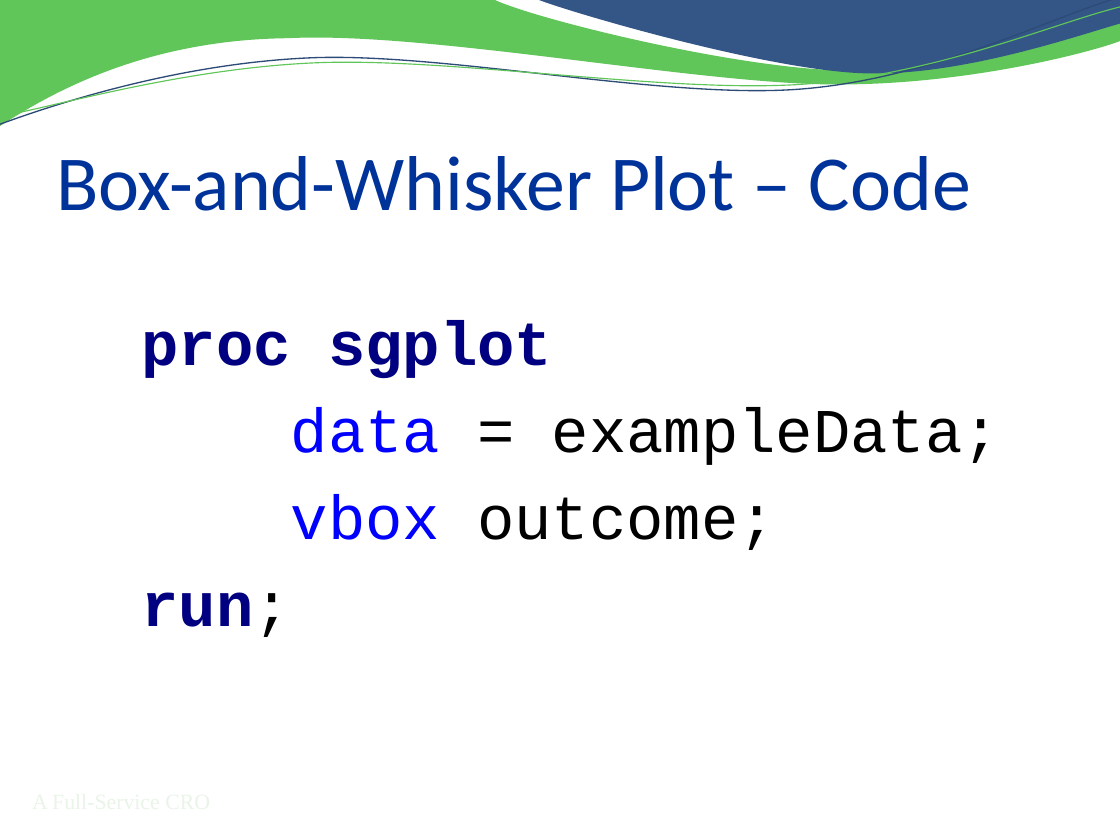
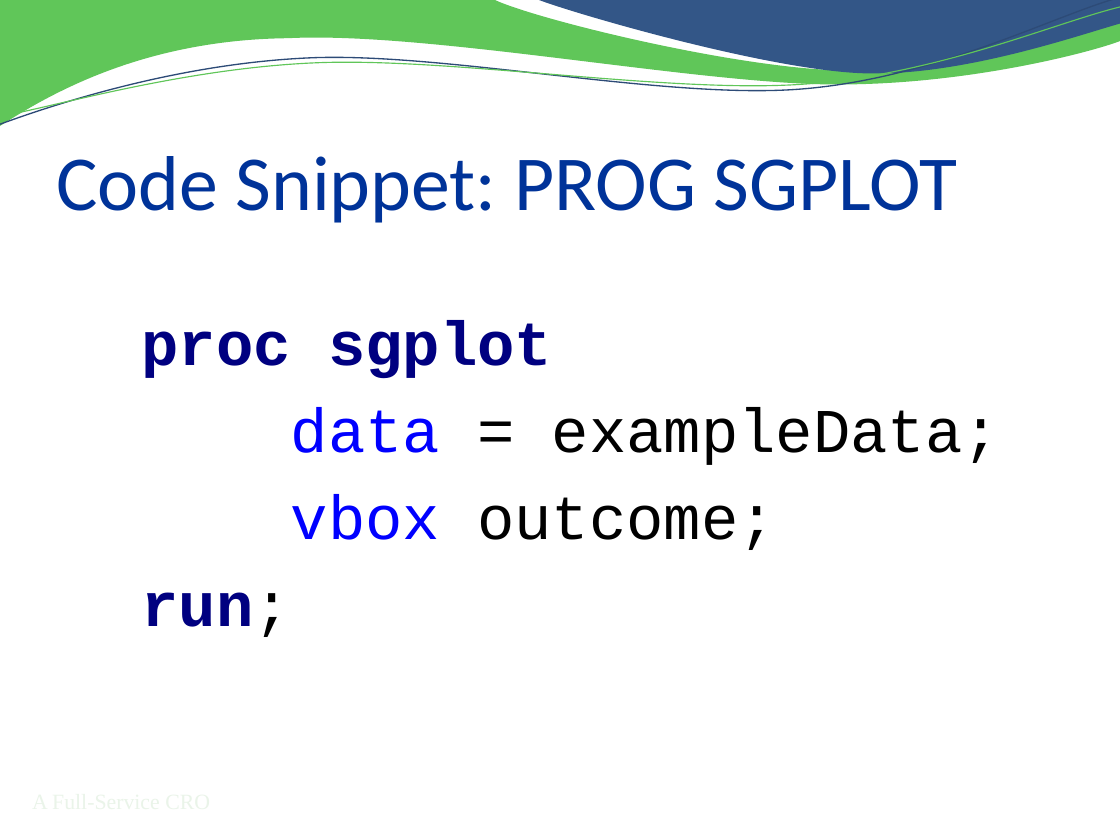
Before and after one commit to RhoInc/sas-violinPlot, a slide deck: slide 4 of doc/Presentation.pptx. Drawn at 1120x840 pixels with LibreOffice and Linux fonts; fonts in the diff are those of the drawing; background and template pictures are left out. Boxes give left, top, right and bottom in pixels: in the first picture for what was removed or moved away, otherwise in the second. Text is boxed around its words. In the diff, an @@ line names an element or a change of style, - is before the commit and + after.

```diff
--- a/doc/Presentation.pptx
+++ b/doc/Presentation.pptx
@@ title at box(56, 156, 957, 223): text changed @@
-Box-and-Whisker Plot – Code
+Code Snippet: PROG SGPLOT
```
Also in this commit, not shown: 12 other slides changed, 3 slides added, 2 slides removed.
